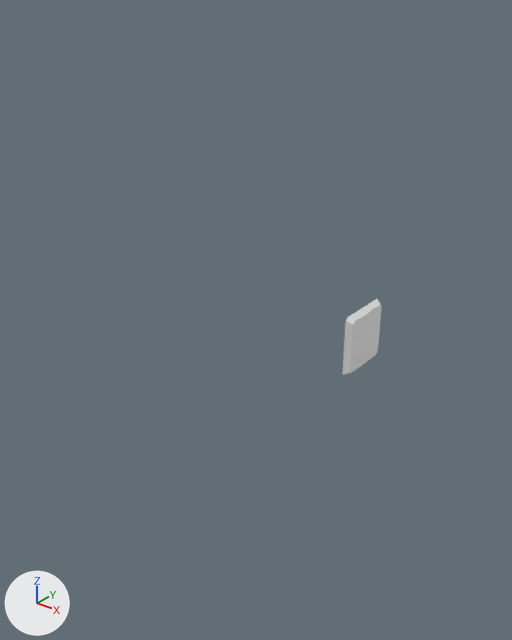
What one commit did to the FBX model Assets/AAAProyectoFinal/FBX Assets/Placa_palancas.fbx.
Before and after are seen from a 50 mm lens placed at (5.89, -8.37, 7.28), pointed at (0.48, -1.61, 3.09). The axes (+X, +Y, +Z) are drawn at lower left. The lights are the same throughout. Where no turn or scale is listed for an object, it has been applied to the vertices.

The older version as bpy lines, for what is in view:
```python
me_cube_004 = bpy.data.meshes.new('Cube.004')
me_cube_004.from_pydata(...)  # 648 vertices, 646 faces; spans x -0.06..0.06, y -0.586..0.586, z -1.0..0.226
ob_cube_002 = bpy.data.objects.new('Cube.002', me_cube_004)
ob_cube_002.location = (0.0, 2.24, 1.5)
```
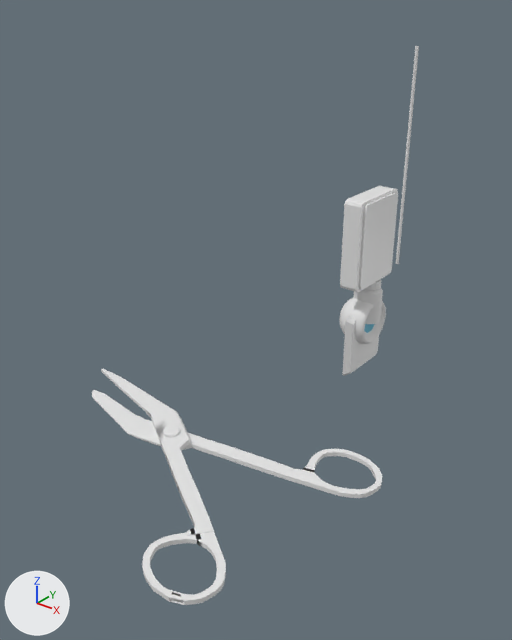
The newer file is also turned or shifted as a whole; pictures and numbers use the older file's frame.

Changed parts and their boxes (x1, y1, x2, y2) in the pictures (512 x 640 px):
'Circle.002', added
    after: (92, 369, 383, 605)
'Cube.001', added
    after: (358, 192, 398, 290)
'Cube', added
    after: (340, 186, 398, 292)
'Sphere', added
    after: (339, 297, 386, 344)
    faces in mat_blanco (white #e7e7e7): (339, 297, 386, 344)
'Cylinder', added
    after: (396, 46, 419, 264)
'Circle', added
    after: (354, 279, 383, 324)

The change, as a diff of the scene's bpy script:
```diff
--- a/Assets/AAAProyectoFinal/FBX Assets/Placa_palancas.fbx.py
+++ b/Assets/AAAProyectoFinal/FBX Assets/Placa_palancas.fbx.py
@@ mat_material @@
+mat_material = principled_material('Material')
+mat_material.base_color = (0.8, 0.8, 0.8)  # white #e7e7e7
+mat_material.roughness = 0.4
@@ mat_marron @@
+mat_marron = principled_material('Marron')
+mat_marron.base_color = (0.13, 0.489, 0.668)  # cyan #65bad5
@@ mat_iris @@
+mat_iris = principled_material('Iris ')
+mat_iris.base_color = (0.0, 0.0, 0.0)  # black #000000
@@ mat_blanco @@
+mat_blanco = principled_material('Blanco')
+mat_blanco.base_color = (0.8, 0.8, 0.8)  # white #e7e7e7
@@ mat_material_001 @@
+mat_material_001 = principled_material('Material.001')
+mat_material_001.base_color = (0.8, 0.8, 0.8)  # white #e7e7e7
+mat_material_001.roughness = 0.4
@@ me_cube_002 @@
+me_cube_002.from_pydata(...)  # 112 vertices, 92 faces; spans x -0.2..0.14, y -0.62..0.62, z -0.82..0.81
+me_cube_002.materials.append(mat_material)  # white #e7e7e7
@@ me_cylinder @@
+me_cylinder.from_pydata(...)  # 1088 vertices, 1058 faces; spans x -0.03..0.03, y -0.03..0.03, z -1.96..1.96
@@ me_circle_002 @@
+me_circle_002.from_pydata(...)  # 961 vertices, 953 faces; spans x -24.3..18.5, y -11.0..18.2, z -0.3..1.4
@@ me_circle @@
+me_circle.from_pydata(...)  # 290 vertices, 320 faces; spans x -0.277..0.277, y -0.167..0.264, z -0.004..0.8
@@ me_sphere @@
+me_sphere.from_pydata(...)  # 578 vertices, 608 faces; spans x -0.468..0.223, y -0.468..0.469, z -0.468..0.469
+# faces by material slot: [64, 32, 512]
+me_sphere.materials.append(mat_marron)  # cyan #65bad5
+me_sphere.materials.append(mat_iris)  # black #000000
+me_sphere.materials.append(mat_blanco)  # white #e7e7e7
@@ me_cube_003 @@
+me_cube_003.from_pydata(...)  # 72 vertices, 68 faces; spans x 0.02..0.12, y -0.55..0.55, z -0.77..0.77
+me_cube_003.materials.append(mat_material_001)  # white #e7e7e7
@@ ob_cube @@
+ob_cube = bpy.data.objects.new('Cube', me_cube_002)
+ob_cube.location = (0.0, 2.24, 3.09)
@@ ob_cylinder @@
+ob_cylinder = bpy.data.objects.new('Cylinder', me_cylinder)
+ob_cylinder.location = (0.0, 3.35, 4.25)
@@ ob_circle_002 @@
+ob_circle_002 = bpy.data.objects.new('Circle.002', me_circle_002)
+ob_circle_002.location = (0.78, -3.57, 2.45)
+ob_circle_002.scale = (-0.0975, -0.0975, -0.0975)
@@ ob_circle @@
+ob_circle = bpy.data.objects.new('Circle', me_circle)
+ob_circle.location = (0.0, 2.24, 1.5)
@@ ob_sphere @@
+ob_sphere = bpy.data.objects.new('Sphere', me_sphere)
+ob_sphere.location = (0.0, 2.24, 1.5)
@@ ob_cube_001 @@
+ob_cube_001 = bpy.data.objects.new('Cube.001', me_cube_003)
+ob_cube_001.location = (0.06, 2.24, 3.09)
```
